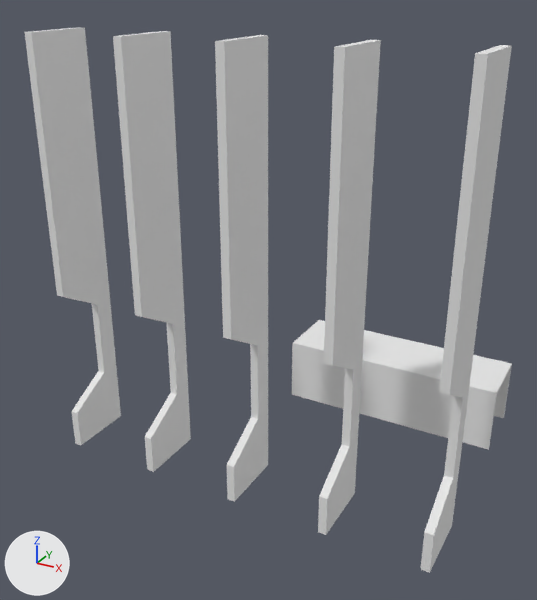
The Blender file Assets/Models/Alley.blend, before and after one commit.
Rendered twice from a 50 mm camera at (16.1, -38.7, 34.7) aimed at (-8.1, 5.3, 12.7). The axes (+X, +Y, +Z) are drawn at lower left. The lights are the same throughout.

In view in the first picture: '.Buttresses', 'BackAlleyWalls'.
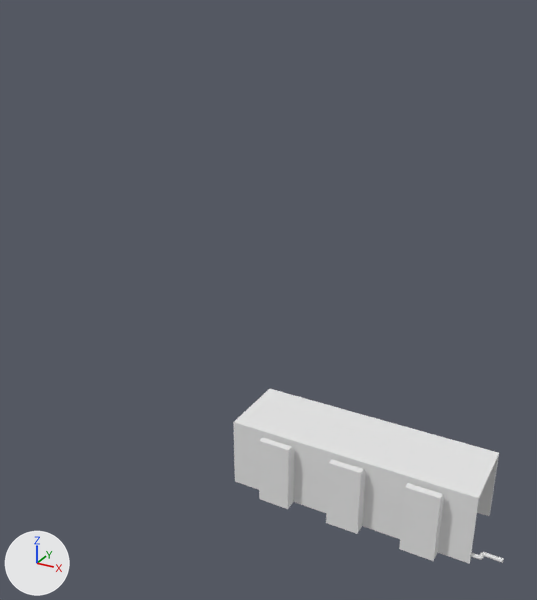
Pixel boxes [x1, y1, x2, y2] of what changed, in the pictures (537 x 600 px):
```json
{"object": ".Buttresses", "change": "deleted", "before": [25, 27, 512, 573]}
{"object": "BackAlleyWalls", "change": "moved", "before": [292, 320, 512, 450], "after": [233, 389, 499, 564]}
{"object": "Buttresses", "change": "added", "after": [259, 437, 444, 561]}
{"object": "BezierCurve", "change": "added", "after": [471, 552, 504, 563]}
```

Scene script edits in JSON lines:
```json
{"op": "add", "block": "me_plane_1", "code": ["me_plane_1 = bpy.data.meshes.new('Plane')", "me_plane_1.from_pydata([(-0.3, -1.6, 0.0), (2.0, -1.6, 0.0), (-0.3, 0.0, 0.0), (2.0, 0.0, 0.0), (-0.3, 0.0, 4.0), (-0.3, -1.2, 4.0), (2.0, -1.2, 4.0), (2.0, 0.0, 4.0), (2.0, -0.5, 5.0), (2.0, 0.0, 5.0), (-0.3, 0.0, 5.0), (-0.3, -0.5, 5.0)], [], [(7, 9, 8, 6), (4, 5, 11, 10), (3, 2, 4, 7), (0, 1, 6, 5), (0, 2, 3, 1), (1, 3, 7, 6), (8, 9, 10, 11), (7, 4, 10, 9), (6, 8, 11, 5), (2, 0, 5, 4)])", "me_plane_1.materials.append(mat_concretewall)  # its picture is missing"]}
{"op": "add", "block": "cu_beziercurve", "code": ["cu_beziercurve = bpy.data.curves.new('BezierCurve', 'CURVE')", "cu_beziercurve.dimensions = '3D'", "_sp = cu_beziercurve.splines.new('BEZIER'); _sp.bezier_points.add(3)", "_sp.bezier_points.foreach_set('co', [-2.6, 0.43, 0.0, -1.38, 0.439, 0.0, -1.229, 0.0188, 0.0, 0.0, 0.0, 0.0])", "_sp.bezier_points.foreach_set('handle_left', [-2.671, 0.429, 0.0, -1.515, 0.442, 0.0, -1.359, 0.0148, 0.0, -0.05, 0.0, 0.0])", "_sp.bezier_points.foreach_set('handle_right', [-1.688, 0.442, 0.0, -1.194, 0.433, 0.0, -1.008, 0.0255, 0.0, 0.1, 0.0, 0.0])", "for _p, _l, _r in zip(_sp.bezier_points, ['ALIGNED', 'ALIGNED', 'ALIGNED', 'ALIGNED'], ['ALIGNED', 'ALIGNED', 'ALIGNED', 'ALIGNED']): _p.handle_left_type = _l; _p.handle_right_type = _r", "_sp.order_u = 0", "_sp.order_v = 0", "cu_beziercurve.use_path = True", "cu_beziercurve.use_path_clamp = True", "cu_beziercurve.bevel_depth = 0.14", "cu_beziercurve.fill_mode = 'FULL'"]}
{"op": "set", "path": "ob_backalleywalls.location", "old": "(0.0, 13.3, 0.1)", "new": "(2.0, 0.1, 0.1)"}
{"op": "remove", "block": "ob_buttresses", "code": ["ob_buttresses = bpy.data.objects.new('.Buttresses', me_plane)", "ob_buttresses.location = (7.2, 0.0, 0.0)", "_m = ob_buttresses.modifiers.new('Array', 'ARRAY')", "_m.count = 5", "_m.constant_offset_displace = (0.0, 0.0, 0.0)", "_m.relative_offset_displace = (-12.0, 0.0, 0.0)"]}
{"op": "add", "block": "ob_buttresses_1", "code": ["ob_buttresses_1 = bpy.data.objects.new('Buttresses', me_plane_1)", "ob_buttresses_1.location = (7.1, -0.9, 0.0)", "ob_buttresses_1.rotation_euler = (0.0, 0.0, 3.142)  # degrees (0, 0, 180)", "_m = ob_buttresses_1.modifiers.new('Array', 'ARRAY')", "_m.count = 3", "_m.use_constant_offset = True", "_m.constant_offset_displace = (0.0, 0.0, 0.0)", "_m.relative_offset_displace = (2.3, 0.0, 0.0)"]}
{"op": "add", "block": "ob_beziercurve", "code": ["ob_beziercurve = bpy.data.objects.new('BezierCurve', cu_beziercurve)", "ob_beziercurve.location = (3.6, 0.3, 0.5)", "_m = ob_beziercurve.modifiers.new('Mirror', 'MIRROR')", "_m = ob_beziercurve.modifiers.new('Array', 'ARRAY')", "_m.constant_offset_displace = (0.0, 0.0, 0.0)"]}
```
